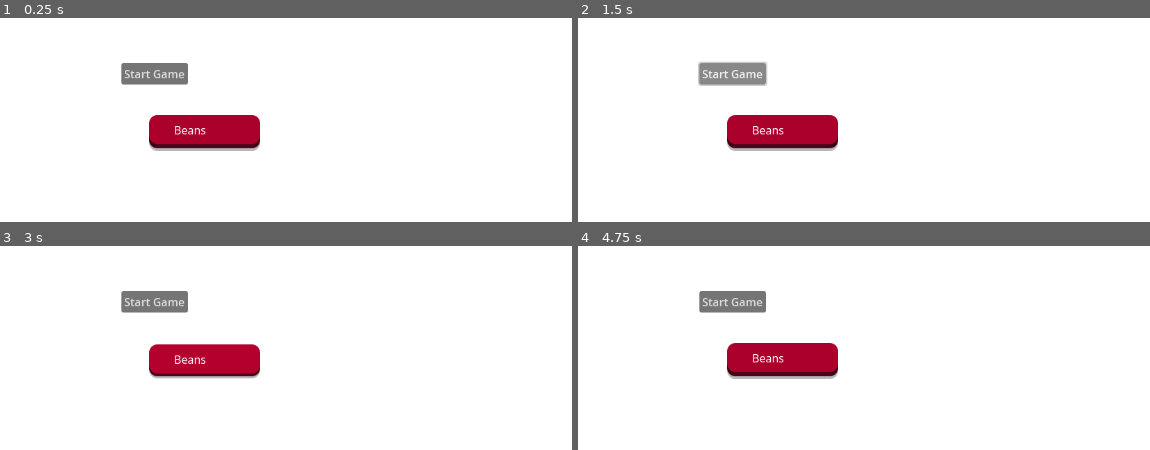
Above: before the commit, frames 1-4 (two rows, left to right).
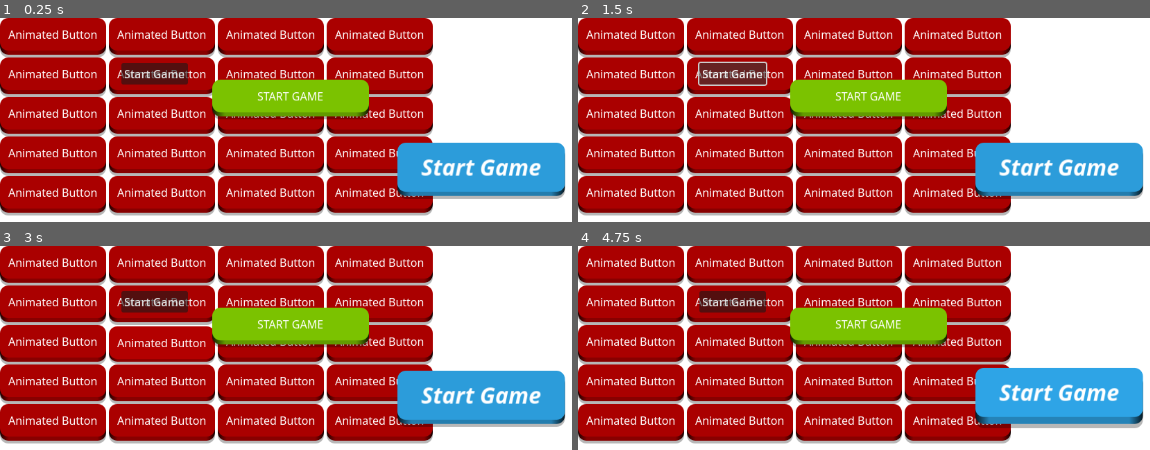
Above: after the commit, the same moments.

Repository: artmouse155/godot_animated_button
Game: Godot game, scene res://Assets/main.tscn
Same seed, same stepped clock (60 frames per second), same inputs: the game is played once before the commit and once after it.
Inputs (mouse positions are in pixels of both pictures, inside the frame that each line leads up to):
- Up to frame 1 (0.25 s): no input
- Up to frame 2 (1.5 s): click "Start Game" at 0.5 s; click "Start Game" at 1.25 s
- Up to frame 3 (3 s): click "Start Game" at 2 s; tap Enter at 2.75 s; move the mouse to (205, 360) at 2.77 s; click (205, 360) at 2.92 s
- Up to frame 4 (4.75 s): tap Space at 3.5 s; move the mouse to (outside the picture) at 3.52 s; click (outside the picture) at 3.67 s; tap Enter at 4.25 s; move the mouse to (1058, 372) at 4.27 s; click (1058, 372) at 4.42 s

The runs differ from the first frame. In frame 1, 77% of the frame differs, in the area x 0-99%, y 0-98%; in frame 2, 77%; in frame 3, 77%; in frame 4, 78%.

Commit message:
new and improved!

Diff:
--- /dev/null
+++ b/Animated Button/BottomTrim.gd
@@ -0,0 +1,2 @@
+@tool
+extends Panel
--- /dev/null
+++ b/Animated Button/ButtonText.gd
@@ -0,0 +1,3 @@
+@tool
+
+extends RichTextLabel
--- /dev/null
+++ b/Animated Button/TopPanel.gd
@@ -0,0 +1,2 @@
+@tool
+extends PanelContainer
--- a/Animated Button/animated_button.gd
+++ b/Animated Button/animated_button.gd
@@ -10,7 +10,6 @@
 	get:
 		return button_text
 	set(value):
-		await ready
 		push_warning("text!", name, value)
 		text_box.text = value
 		propagate_call("update")
--- /dev/null
+++ b/Animated Button/animated_button_2.gd
@@ -0,0 +1,113 @@
+@tool
+
+extends MarginContainer
+
+@onready var anim_player : AnimationPlayer = $AnimationPlayer
+@onready var top_panel : PanelContainer = $BaseTopMargin/TopMargin/TopPanel
+@onready var bottom_trim : Panel = $BaseBottomMargin/BottomTrim
+@onready var text_box : RichTextLabel = $BaseTopMargin/TopMargin/TopPanel/TextMargin/CenterContainer/ButtonText
+
+@export_multiline var button_text : String = "Animated Button?":
+	get:
+		return button_text
+	set(value):
+		#push_warning("text!", name, value)
+		button_text = value
+		if Engine.is_editor_hint():
+			update_text()
+
+
+@export_flags("Bold", "Italic") var spell_elements : int = 0:
+	get:
+		return spell_elements
+	set(value):
+		spell_elements = value
+		if Engine.is_editor_hint():
+			update_text()
+
+@export var font_size : int = 16:
+	get:
+		return font_size
+	set(value):
+		font_size = value
+		if Engine.is_editor_hint():
+			update_text()
+
+@export var button_color : Color = Color(0.66796875, 0, 0):
+	get:
+		return button_color
+	set(value):
+		button_color = value
+		if Engine.is_editor_hint():
+			print("button color set to: ", button_color)
+			update_button_color()
+
+
+var the_style_box : StyleBoxFlat
+var the_dark_style_box : StyleBoxFlat
+
+var disabled : bool = false
+
+var touching_mouse : bool = false
+var am_pressed : bool = false
+
+signal pressed
+
+func _ready():
+	update_text()
+	update_button_color()
+
+func update_text():
+	if text_box:
+		var temp_text = "[font_size={" + str(font_size) +"}]" + button_text + "[/font_size]"
+		#print("bold is ", (spell_elements >> 0) % 2)
+		#print("italic is ", (spell_elements >> 1) % 2)
+		if ((spell_elements >> 0) % 2):
+			temp_text = "[b]" + temp_text + "[/b]"
+		if ((spell_elements >> 1) % 2):
+			temp_text = "[i]" + temp_text + "[/i]"
+		text_box.text = temp_text
+
+func update_button_color():
+	if top_panel and bottom_trim:
+				the_style_box = top_panel.get("theme_override_styles/panel").duplicate()
+				the_style_box.bg_color = button_color
+				top_panel.set("theme_override_styles/panel", the_style_box)
+				the_dark_style_box = the_style_box.duplicate()
+				the_dark_style_box.bg_color = button_color.darkened(.2)
+				bottom_trim.set("theme_override_styles/panel", the_dark_style_box)
+
+func mouse_entered_func():
+	touching_mouse = true
+	if !disabled:
+		play_anim("hover")
+
+func mouse_exited_func():
+	touching_mouse = false
+	if !disabled:
+		if not am_pressed:
+			play_anim("hover_exit")
+
+func gui_input_func(ev : InputEvent):
+	if ev is InputEventMouseButton:
+		am_pressed = ev.pressed
+		if !disabled:
+			if am_pressed:
+				play_anim("pressed")
+			else:
+				if not touching_mouse:
+					play_anim("pressed_and_exit")
+				else:
+					play_anim("released")
+					pressed.emit()
+
+func play_anim(anim_name : String):
+	print(anim_name)
+	if not (anim_name == anim_player.get_current_animation()):
+		anim_player.stop(true)
+	anim_player.play(anim_name)
+
+func set_disabled(d : bool = true):
+	disabled = d
+	if disabled:
+		play_anim("pressed")
--- /dev/null
+++ b/Animated Button/animated_button_2.tscn
@@ -0,0 +1,298 @@
+[gd_scene load_steps=15 format=3 uid="uid://bd8yfmtckb3sb"]
+
+[ext_resource type="Theme" uid="uid://c5wj4lhj04ho6" path="res://game_theme.tres" id="1_l3hv8"]
+[ext_resource type="Script" path="res://Animated Button/animated_button_2.gd" id="2_8cet3"]
+[ext_resource type="Theme" uid="uid://bbwtwtgyr0wp1" path="res://Animated Button/fancy_button.tres" id="3_xngl7"]
+[ext_resource type="Script" path="res://Animated Button/BottomTrim.gd" id="4_cqa1g"]
+[ext_resource type="Script" path="res://Animated Button/ButtonText.gd" id="4_vjqpl"]
+[ext_resource type="Script" path="res://Animated Button/TopPanel.gd" id="5_dh6fy"]
+
+[sub_resource type="StyleBoxFlat" id="StyleBoxFlat_wdwfb"]
+bg_color = Color(0.533333, 0, 0, 1)
+corner_radius_top_left = 12
+corner_radius_top_right = 12
+corner_radius_bottom_right = 12
+corner_radius_bottom_left = 12
+
+[sub_resource type="StyleBoxFlat" id="StyleBoxFlat_so1l7"]
+bg_color = Color(0.666667, 0, 0, 1)
+corner_radius_top_left = 12
+corner_radius_top_right = 12
+corner_radius_bottom_right = 12
+corner_radius_bottom_left = 12
+
+[sub_resource type="Animation" id="Animation_8sjs1"]
+resource_name = "hover"
+length = 0.25
+tracks/0/type = "value"
+tracks/0/imported = false
+tracks/0/enabled = true
+tracks/0/path = NodePath("BaseTopMargin/TopMargin/TopPanel:position")
+tracks/0/interp = 1
+tracks/0/loop_wrap = true
+tracks/0/keys = {
+"times": PackedFloat32Array(0, 0.25),
+"transitions": PackedFloat32Array(1, 2),
+"update": 0,
+"values": [Vector2(0, 0), Vector2(0, -4)]
+}
+tracks/1/type = "value"
+tracks/1/imported = false
+tracks/1/enabled = true
+tracks/1/path = NodePath(".:modulate")
+tracks/1/interp = 1
+tracks/1/loop_wrap = true
+tracks/1/keys = {
+"times": PackedFloat32Array(0, 0.25),
+"transitions": PackedFloat32Array(1, 1),
+"update": 0,
+"values": [Color(1, 1, 1, 1), Color(1.1, 1.1, 1.1, 1)]
+}
+tracks/2/type = "value"
+tracks/2/imported = false
+tracks/2/enabled = true
+tracks/2/path = NodePath("BaseShadowMargin/ShadowMargin/ShadowPanel:position")
+tracks/2/interp = 1
+tracks/2/loop_wrap = true
+tracks/2/keys = {
+"times": PackedFloat32Array(0, 0.25),
+"transitions": PackedFloat32Array(1, 2),
+"update": 0,
+"values": [Vector2(0, 0), Vector2(0, 2)]
+}
+
+[sub_resource type="Animation" id="Animation_g2kdc"]
+resource_name = "hover_exit"
+length = 0.6
+tracks/0/type = "value"
+tracks/0/imported = false
+tracks/0/enabled = true
+tracks/0/path = NodePath("BaseTopMargin/TopMargin/TopPanel:position")
+tracks/0/interp = 1
+tracks/0/loop_wrap = true
+tracks/0/keys = {
+"times": PackedFloat32Array(0, 0.6),
+"transitions": PackedFloat32Array(1, 0.5),
+"update": 0,
+"values": [Vector2(0, -4), Vector2(0, 0)]
+}
+tracks/1/type = "value"
+tracks/1/imported = false
+tracks/1/enabled = true
+tracks/1/path = NodePath(".:modulate")
+tracks/1/interp = 1
+tracks/1/loop_wrap = true
+tracks/1/keys = {
+"times": PackedFloat32Array(0, 0.6),
+"transitions": PackedFloat32Array(1, 1),
+"update": 0,
+"values": [Color(1.1, 1.1, 1.1, 1), Color(1, 1, 1, 1)]
+}
+tracks/2/type = "value"
+tracks/2/imported = false
+tracks/2/enabled = true
+tracks/2/path = NodePath("BaseShadowMargin/ShadowMargin/ShadowPanel:position")
+tracks/2/interp = 1
+tracks/2/loop_wrap = true
+tracks/2/keys = {
+"times": PackedFloat32Array(0, 0.6),
+"transitions": PackedFloat32Array(1, 0.5),
+"update": 0,
+"values": [Vector2(0, 2), Vector2(0, 0)]
+}
+
+[sub_resource type="Animation" id="Animation_o838e"]
+resource_name = "pressed"
+length = 0.034
+tracks/0/type = "value"
+tracks/0/imported = false
+tracks/0/enabled = true
+tracks/0/path = NodePath("BaseTopMargin/TopMargin/TopPanel:position")
+tracks/0/interp = 1
+tracks/0/loop_wrap = true
+tracks/0/keys = {
+"times": PackedFloat32Array(0, 0.034),
+"transitions": PackedFloat32Array(1, 2),
+"update": 0,
+"values": [Vector2(0, -4), Vector2(0, 2)]
+}
+tracks/1/type = "value"
+tracks/1/imported = false
+tracks/1/enabled = true
+tracks/1/path = NodePath("BaseShadowMargin/ShadowMargin/ShadowPanel:position")
+tracks/1/interp = 1
+tracks/1/loop_wrap = true
+tracks/1/keys = {
+"times": PackedFloat32Array(0, 0.034),
+"transitions": PackedFloat32Array(1, 2),
+"update": 0,
+"values": [Vector2(0, 2), Vector2(0, -1)]
+}
+
+[sub_resource type="Animation" id="Animation_0kth2"]
+resource_name = "pressed_and_exit"
+length = 0.25
+step = 0.05
+tracks/0/type = "value"
+tracks/0/imported = false
+tracks/0/enabled = true
+tracks/0/path = NodePath("BaseTopMargin/TopMargin/TopPanel:position")
+tracks/0/interp = 1
+tracks/0/loop_wrap = true
+tracks/0/keys = {
+"times": PackedFloat32Array(0, 0.25),
+"transitions": PackedFloat32Array(1, 0.5),
+"update": 0,
+"values": [Vector2(0, 2), Vector2(0, 0)]
+}
+tracks/1/type = "value"
+tracks/1/imported = false
+tracks/1/enabled = true
+tracks/1/path = NodePath(".:modulate")
+tracks/1/interp = 1
+tracks/1/loop_wrap = true
+tracks/1/keys = {
+"times": PackedFloat32Array(0, 0.25),
+"transitions": PackedFloat32Array(1, 1),
+"update": 0,
+"values": [Color(1.1, 1.1, 1.1, 1), Color(1, 1, 1, 1)]
+}
+tracks/2/type = "value"
+tracks/2/imported = false
+tracks/2/enabled = true
+tracks/2/path = NodePath("BaseShadowMargin/ShadowMargin/ShadowPanel:position")
+tracks/2/interp = 1
+tracks/2/loop_wrap = true
+tracks/2/keys = {
+"times": PackedFloat32Array(0, 0.25),
+"transitions": PackedFloat32Array(1, 0.5),
+"update": 0,
+"values": [Vector2(0, -1), Vector2(0, 0)]
+}
+
+[sub_resource type="Animation" id="Animation_v67v0"]
+resource_name = "released"
+length = 0.034
+tracks/0/type = "value"
+tracks/0/imported = false
+tracks/0/enabled = true
+tracks/0/path = NodePath("BaseTopMargin/TopMargin/TopPanel:position")
+tracks/0/interp = 1
+tracks/0/loop_wrap = true
+tracks/0/keys = {
+"times": PackedFloat32Array(0, 0.034),
+"transitions": PackedFloat32Array(1, -0.5),
+"update": 0,
+"values": [Vector2(0, 2), Vector2(0, -4)]
+}
+tracks/1/type = "value"
+tracks/1/imported = false
+tracks/1/enabled = true
+tracks/1/path = NodePath("BaseShadowMargin/ShadowMargin/ShadowPanel:position")
+tracks/1/interp = 1
+tracks/1/loop_wrap = true
+tracks/1/keys = {
+"times": PackedFloat32Array(0, 0.034),
+"transitions": PackedFloat32Array(1, -0.5),
+"update": 0,
+"values": [Vector2(0, -1), Vector2(0, 2)]
+}
+
+[sub_resource type="AnimationLibrary" id="AnimationLibrary_66iej"]
+_data = {
+"hover": SubResource("Animation_8sjs1"),
+"hover_exit": SubResource("Animation_g2kdc"),
+"pressed": SubResource("Animation_o838e"),
+"pressed_and_exit": SubResource("Animation_0kth2"),
+"released": SubResource("Animation_v67v0")
+}
+
+[node name="AnimatedButton" type="MarginContainer"]
+custom_minimum_size = Vector2(32, 32)
+offset_right = 32.0
+offset_bottom = 32.0
+focus_mode = 2
+mouse_force_pass_scroll_events = false
+mouse_default_cursor_shape = 2
+theme = ExtResource("1_l3hv8")
+script = ExtResource("2_8cet3")
+button_text = "Animated Button"
+
+[node name="BaseShadowMargin" type="MarginContainer" parent="."]
+layout_mode = 2
+theme_override_constants/margin_top = 4
+theme_override_constants/margin_bottom = -4
+
+[node name="ShadowMargin" type="MarginContainer" parent="BaseShadowMargin"]
+layout_mode = 2
+
+[node name="ShadowPanel" type="Panel" parent="BaseShadowMargin/ShadowMargin"]
+layout_mode = 2
+mouse_filter = 2
+theme = ExtResource("3_xngl7")
+theme_type_variation = &"button_shadow"
+
+[node name="BaseBottomMargin" type="MarginContainer" parent="."]
+layout_mode = 2
+theme_override_constants/margin_top = 6
+
+[node name="BottomTrim" type="Panel" parent="BaseBottomMargin"]
+clip_children = 2
+layout_mode = 2
+mouse_filter = 2
+theme_override_styles/panel = SubResource("StyleBoxFlat_wdwfb")
+script = ExtResource("4_cqa1g")
+
+[node name="Bottom" type="Panel" parent="BaseBottomMargin/BottomTrim"]
+layout_mode = 1
+anchors_preset = 15
+anchor_right = 1.0
+anchor_bottom = 1.0
+grow_horizontal = 2
+grow_vertical = 2
+mouse_filter = 2
+theme = ExtResource("3_xngl7")
+theme_type_variation = &"button_bottom"
+
+[node name="BaseTopMargin" type="MarginContainer" parent="."]
+layout_mode = 2
+theme_override_constants/margin_bottom = 6
+
+[node name="TopMargin" type="MarginContainer" parent="BaseTopMargin"]
+layout_mode = 2
+
+[node name="TopPanel" type="PanelContainer" parent="BaseTopMargin/TopMargin"]
+layout_mode = 2
+mouse_filter = 2
+theme_override_styles/panel = SubResource("StyleBoxFlat_so1l7")
+script = ExtResource("5_dh6fy")
+
+[node name="TextMargin" type="MarginContainer" parent="BaseTopMargin/TopMargin/TopPanel"]
+layout_mode = 2
+mouse_filter = 2
+theme_override_constants/margin_left = 12
+theme_override_constants/margin_top = 12
+theme_override_constants/margin_right = 12
+theme_override_constants/margin_bottom = 12
+
+[node name="CenterContainer" type="CenterContainer" parent="BaseTopMargin/TopMargin/TopPanel/TextMargin"]
+layout_mode = 2
+
+[node name="ButtonText" type="RichTextLabel" parent="BaseTopMargin/TopMargin/TopPanel/TextMargin/CenterContainer"]
+layout_mode = 2
+mouse_filter = 2
+theme = ExtResource("3_xngl7")
+bbcode_enabled = true
+text = "[font_size={16}]Animated Button[/font_size]"
+fit_content = true
+autowrap_mode = 0
+script = ExtResource("4_vjqpl")
+
+[node name="AnimationPlayer" type="AnimationPlayer" parent="."]
+libraries = {
+"": SubResource("AnimationLibrary_66iej")
+}
+
+[connection signal="gui_input" from="." to="." method="gui_input_func"]
+[connection signal="mouse_entered" from="." to="." method="mouse_entered_func"]
+[connection signal="mouse_exited" from="." to="." method="mouse_exited_func"]
--- a/Animated Button/fancy_button.tres
+++ b/Animated Button/fancy_button.tres
@@ -6,6 +6,7 @@
 [ext_resource type="FontFile" uid="uid://c3vv0w1rknigd" path="res://Animated Button/Noto_Sans/static/NotoSans-Regular.ttf" id="4_blfn4"]
 
 [sub_resource type="StyleBoxFlat" id="StyleBoxFlat_fkklh"]
+bg_color = Color(0, 0.266667, 0.239216, 1)
 corner_radius_top_left = 12
 corner_radius_top_right = 12
 corner_radius_bottom_right = 12
@@ -13,7 +14,7 @@
 
 [sub_resource type="Gradient" id="Gradient_ieomg"]
 offsets = PackedFloat32Array(0, 0.08, 0.92, 1)
-colors = PackedColorArray(0.16, 0, 0.0533334, 1, 0.32, 0, 0.106667, 1, 0.32, 0, 0.106667, 1, 0.16, 0, 0.0533334, 1)
+colors = PackedColorArray(0, 0, 0, 0.803922, 0, 0, 0, 0, 0, 0, 0, 0, 0, 0, 0, 0.803922)
 
 [sub_resource type="GradientTexture1D" id="GradientTexture1D_hdens"]
 gradient = SubResource("Gradient_ieomg")
--- /dev/null
+++ b/Animated Button/top_style_box.tres
@@ -0,0 +1,8 @@
+[gd_resource type="StyleBoxFlat" format=3 uid="uid://dphc7elrgrnl3"]
+
+[resource]
+bg_color = Color(0.266956, 0.573771, 0.311372, 1)
+corner_radius_top_left = 12
+corner_radius_top_right = 12
+corner_radius_bottom_right = 12
+corner_radius_bottom_left = 12
--- a/Assets/main.gd
+++ b/Assets/main.gd
@@ -3,6 +3,5 @@
 @export var fancy_button : PackedScene
 
 func _ready():
-	return 0
 	for i in range(20):
 		$GridContainer.add_child(fancy_button.instantiate())
--- a/Assets/main.tscn
+++ b/Assets/main.tscn
@@ -1,11 +1,11 @@
 [gd_scene load_steps=3 format=3 uid="uid://87t52mnd4aha"]
 
 [ext_resource type="Script" path="res://Assets/main.gd" id="1_aajlr"]
-[ext_resource type="PackedScene" uid="uid://bnq5olp743jhl" path="res://Animated Button/animated_button.tscn" id="2_2q41m"]
+[ext_resource type="PackedScene" uid="uid://bd8yfmtckb3sb" path="res://Animated Button/animated_button_2.tscn" id="3_7rnbi"]
 
 [node name="Node2D" type="Node2D"]
 script = ExtResource("1_aajlr")
-fancy_button = ExtResource("2_2q41m")
+fancy_button = ExtResource("3_7rnbi")
 
 [node name="ColorRect" type="ColorRect" parent="."]
 offset_left = -738.0
@@ -13,18 +13,30 @@
 offset_right = 2259.0
 offset_bottom = 1295.0
 
-[node name="AnimatedButton" parent="." instance=ExtResource("2_2q41m")]
-offset_left = 215.0
-offset_top = 140.0
-offset_right = 375.0
-offset_bottom = 188.0
-button_text = "Beans"
-
 [node name="GridContainer" type="GridContainer" parent="."]
-visible = false
 offset_right = 229.0
 offset_bottom = 126.0
 columns = 4
+
+[node name="AnimatedButton2" parent="." instance=ExtResource("3_7rnbi")]
+offset_left = 573.0
+offset_top = 180.0
+offset_right = 813.0
+offset_bottom = 256.0
+scale = Vector2(1.00636, 1.01156)
+button_text = "Start Game"
+spell_elements = 3
+font_size = 32
+button_color = Color(0.172549, 0.611765, 0.854902, 1)
+
+[node name="AnimatedButton" parent="." instance=ExtResource("3_7rnbi")]
+offset_left = 306.0
+offset_top = 89.0
+offset_right = 532.0
+offset_bottom = 142.0
+scale = Vector2(1, 1.00446)
+button_text = "START GAME"
+button_color = Color(0.482353, 0.760784, 0, 1)
 
 [node name="Button2" type="Button" parent="."]
 offset_left = 175.0
